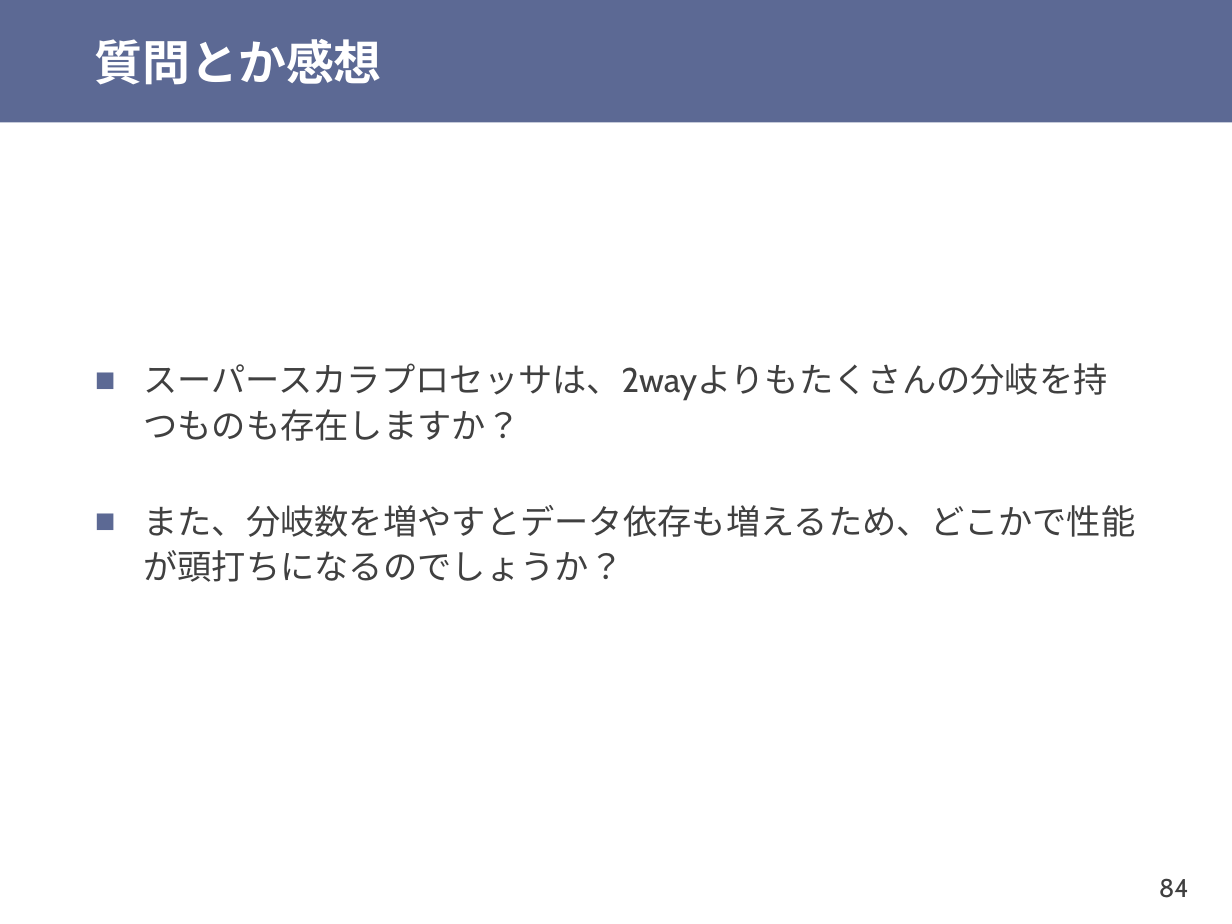
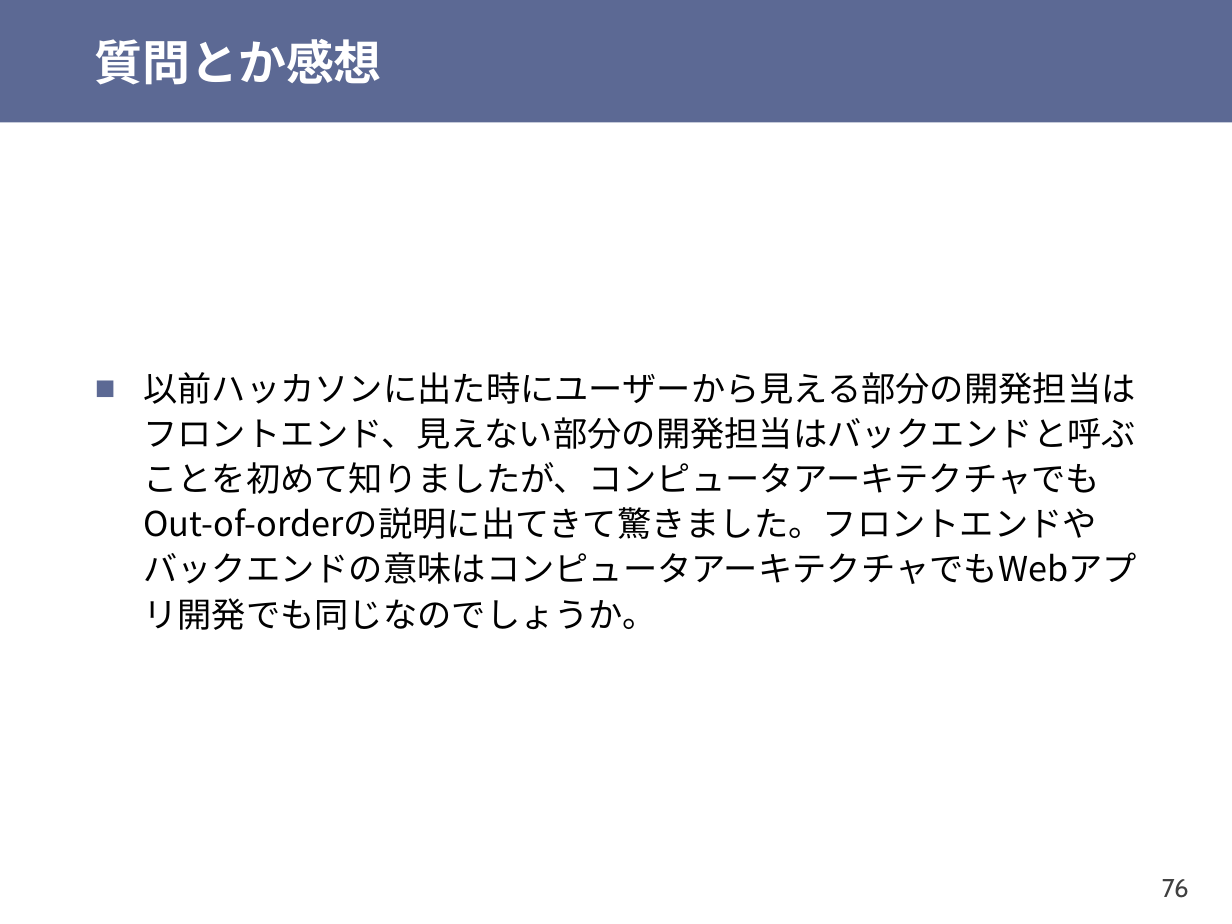
Before and after one commit to shioyadan/otya-computer-architecture-i, a slide deck: slide 76 of cai-shioya-08.pptx (slide 84 before the commit). Drawn at 1232x924 pixels with LibreOffice and Linux fonts; fonts in the diff are those of the drawing. Boxes give left, top, right and bottom in pixels: in the first picture for what was removed or moved away, otherwise in the second. Text is boxed around its words. In the diff, an @@ line names an element or a change of style, - is before the commit and + after.

```diff
--- a/cai-shioya-08.pptx
+++ b/cai-shioya-08.pptx
@@ text at (143,372,1137,630): text changed; font Cabin to Noto Sans CJK JP; text colour #404040 to #000000 @@
-■ スーパースカラプロセッサは、2wayよりもたくさんの分岐を持つものも存在しますか？
-■ また、分岐数を増やすとデータ依存も増えるため、どこかで性能が頭打ちになるのでしょうか？
+■ 以前ハッカソンに出た時にユーザーから見える部分の開発担当はフロントエンド、見えない部分の開発担当はバックエンドと呼ぶことを初めて知りましたが、コンピュータアーキテクチャでもOut-of-orderの説明に出てきて驚きました。フロントエンドやバックエンドの意味はコンピュータアーキテクチャでもWebアプリ開発でも同じなのでしょうか。
@@ page number at (1162,879,1189,898): text changed @@
-84
+76
```
Also in this commit, not shown: 24 other slides changed, 5 slides added, 9 slides removed, 1 other file.
